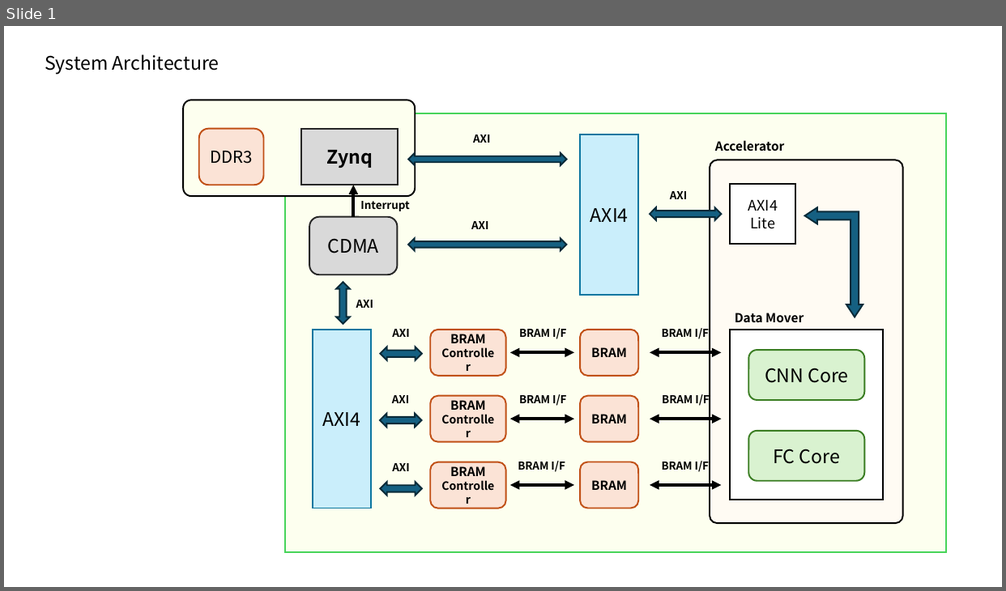
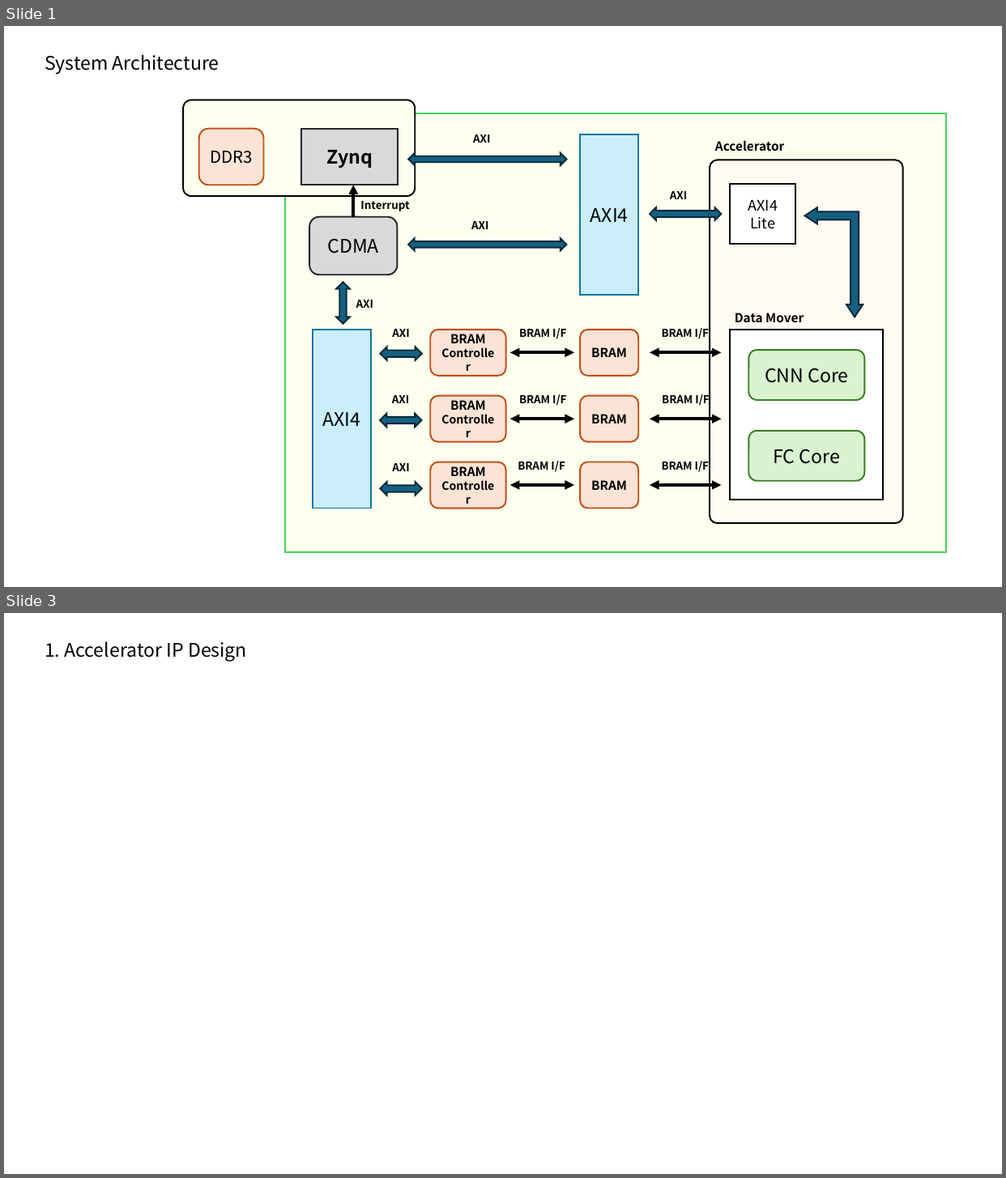
Before and after one commit to lecong4503/AI_Accelerator, a slide deck: docs/Structure.pptx. Shown one above the other, each under a label of ours: slide 1 before the commit, slides 1 and 3 after it; the slides between them are not shown. The pictures are 1006x591 and 1006x1178 pixels, drawn with LibreOffice and Linux fonts; fonts in the diff are those of the drawing. Boxes give left, top, right and bottom in pixels: in the first picture for what was removed or moved away, otherwise in the second. Text is boxed around its words. In the diff, an @@ line names an element or a change of style, - is before the commit and + after.

```diff
--- a/docs/Structure.pptx
+++ b/docs/Structure.pptx
@@ slide 3 added at [4, 613, 1002, 1174], background #FFFFFF @@
@@ text added at [44, 641, 247, 662], 18 pt, text #000000 @@
+1. Accelerator IP Design
```
Also in this commit, not shown: 1 slide changed, 1 other file.
